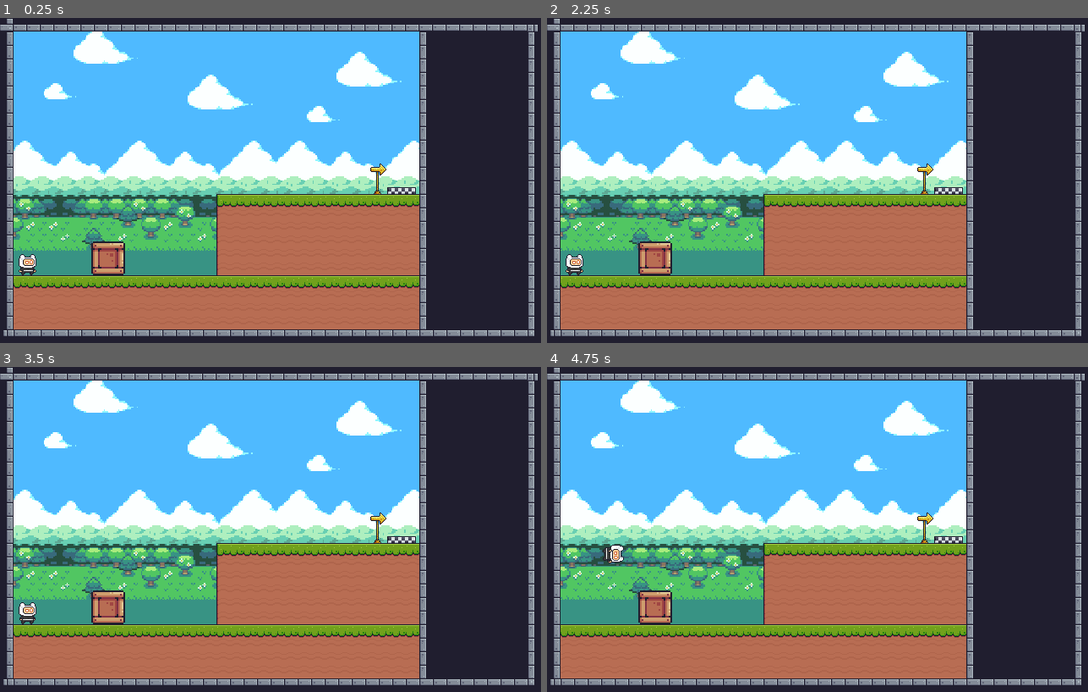
Above: before the commit, frames 1-4 (two rows, left to right).
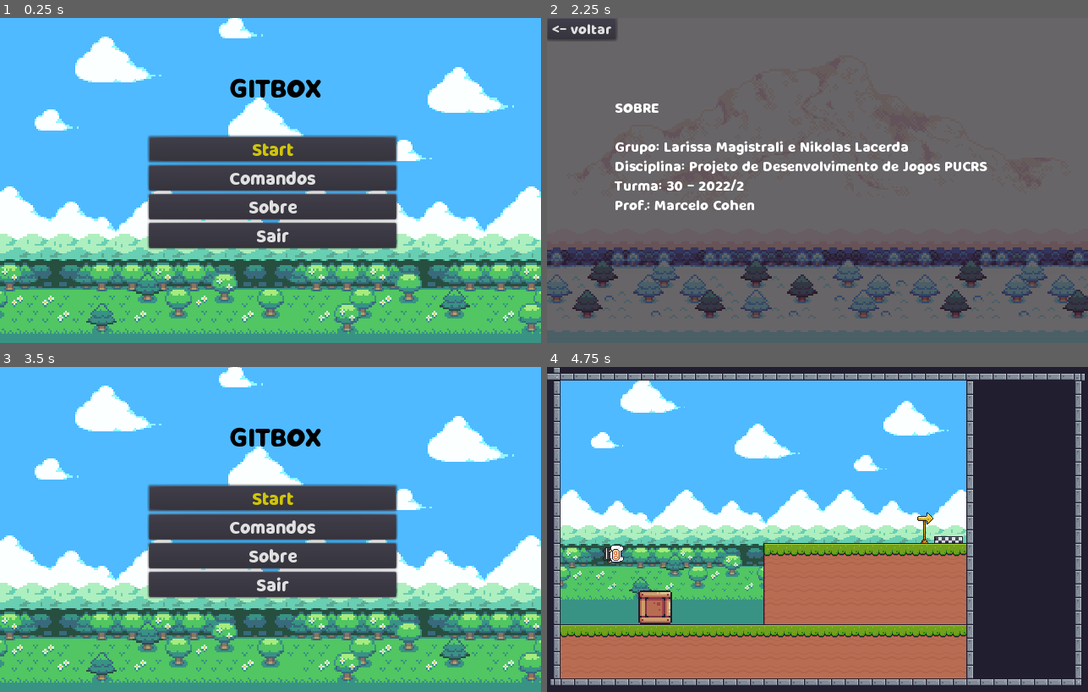
Above: after the commit, the same moments.

Repository: larissamagistrali/gitbox
Game: Godot game, scene res://scenes/itens/menu.tscn
The game is run twice, just before and just after one commit, with the same random seed, the same clock (stepped at 60 frames per second) and the same inputs. Before the commit the project starts from res://scenes/levels/Node2D-Levels.tscn.
Inputs (mouse positions are in pixels of both pictures, inside the frame that each line leads up to):
- Up to frame 1 (0.25 s): no input
- Up to frame 2 (2.25 s): click (817, 177) at 0.5 s, where only the run after the commit has a clickable "Comandos"; click (579, 27) at 1.25 s, where only the run after the commit has a clickable "<- voltar"; click (817, 206) at 2 s, where only the run after the commit has a clickable "Sobre"
- Up to frame 3 (3.5 s): click (32, 376) at 2.75 s, where only the run after the commit has a clickable "<- voltar"
- Up to frame 4 (4.75 s): click (817, 497) at 3.5 s, where only the run after the commit has a clickable "Start"; hold Right (move_right) from 4.28 s (still down); tap Space (jump) at 4.52 s

The runs differ from the first frame. In frame 1, 79% of the frame differs, in the area x 0-100%, y 0-100%; in frame 2, 98%; in frame 3, 79%; in frame 4, nothing differs.
Error after the commit: Attempt to call function 'grab_focus' in base 'null instance' on a null instance. (res://scripts/menu.gd:4)

Commit message:
Add menu principal (c/ erro)

Diff:
--- a/gitbox-game/project.godot
+++ b/gitbox-game/project.godot
@@ -11,8 +11,8 @@
 [application]
 
 config/name="Gitbox-game"
-run/main_scene="res://scenes/levels/Node2D-Levels.tscn"
-config/icon="res://icon.png"
+run/main_scene="res://scenes/itens/menu.tscn"
+config/icon="res://assets/icon.png"
 
 [display]
 
--- /dev/null
+++ b/gitbox-game/scenes/itens/about.tscn
@@ -0,0 +1,47 @@
+[gd_scene load_steps=6 format=2]
+
+[ext_resource path="res://assets/Terrain/4 - Winter World/Background parts/_Complete_static_BG_(288 x 208).png" type="Texture" id=1]
+[ext_resource path="res://assets/font/MilkyNice.ttf" type="DynamicFontData" id=2]
+[ext_resource path="res://scripts/menu.gd" type="Script" id=3]
+
+[sub_resource type="DynamicFont" id=1]
+font_data = ExtResource( 2 )
+
+[sub_resource type="DynamicFont" id=2]
+font_data = ExtResource( 2 )
+
+[node name="Control" type="Control"]
+anchor_right = 1.0
+anchor_bottom = 1.0
+
+[node name="Sprite" type="Sprite" parent="."]
+position = Vector2( 320, 176 )
+scale = Vector2( 2.26923, 2.26923 )
+texture = ExtResource( 1 )
+
+[node name="ColorRect" type="ColorRect" parent="."]
+margin_right = 640.0
+margin_bottom = 384.0
+color = Color( 0, 0, 0, 0.592157 )
+
+[node name="Label" type="Label" parent="."]
+margin_left = 80.0
+margin_top = 96.0
+margin_right = 391.0
+margin_bottom = 195.0
+custom_fonts/font = SubResource( 1 )
+text = "SOBRE
+
+Grupo: Larissa Magistrali e Nikolas Lacerda
+Disciplina: Projeto de Desenvolvimento de Jogos PUCRS
+Turma: 30 - 2022/2
+Prof.: Marcelo Cohen"
+
+[node name="ButtonBack" type="Button" parent="."]
+margin_right = 12.0
+margin_bottom = 20.0
+custom_fonts/font = SubResource( 2 )
+text = "<- voltar"
+script = ExtResource( 3 )
+
+[connection signal="pressed" from="ButtonBack" to="ButtonBack" method="_on_ButtonBack_pressed"]
--- /dev/null
+++ b/gitbox-game/scenes/itens/commands.tscn
@@ -0,0 +1,58 @@
+[gd_scene load_steps=6 format=2]
+
+[ext_resource path="res://assets/Terrain/3 - Tropics/Background parts/_Complete_static_BG_(288 x 208).png" type="Texture" id=1]
+[ext_resource path="res://assets/font/MilkyNice.ttf" type="DynamicFontData" id=2]
+[ext_resource path="res://scripts/menu.gd" type="Script" id=3]
+
+[sub_resource type="DynamicFont" id=1]
+font_data = ExtResource( 2 )
+
+[sub_resource type="DynamicFont" id=2]
+font_data = ExtResource( 2 )
+
+[node name="Control" type="Control"]
+anchor_right = 1.0
+anchor_bottom = 1.0
+
+[node name="Sprite" type="Sprite" parent="."]
+position = Vector2( 320, 176 )
+scale = Vector2( 2.26923, 2.26923 )
+texture = ExtResource( 1 )
+
+[node name="ColorRect" type="ColorRect" parent="."]
+margin_right = 640.0
+margin_bottom = 384.0
+color = Color( 0, 0.0117647, 0.00784314, 0.823529 )
+
+[node name="Label" type="Label" parent="."]
+anchor_left = 0.5
+anchor_top = 0.5
+anchor_right = 0.5
+anchor_bottom = 0.5
+margin_left = -272.0
+margin_top = -128.0
+margin_right = 148.0
+margin_bottom = 168.0
+custom_fonts/font = SubResource( 1 )
+text = "- COMANDOS BÁSICOS
+Caminhar p/ direita: Seta direita
+Caminhar p/ esquerda: Seta esquerda
+Pular: Barra de espaço
+
+- COMANDOS GIT
+Merge:
+Checkout:
+Reset:
+Commit:
+Add:
+
+"
+
+[node name="ButtonBack" type="Button" parent="."]
+margin_right = 12.0
+margin_bottom = 20.0
+custom_fonts/font = SubResource( 2 )
+text = "<- voltar"
+script = ExtResource( 3 )
+
+[connection signal="pressed" from="ButtonBack" to="ButtonBack" method="_on_ButtonBack_pressed"]
--- /dev/null
+++ b/gitbox-game/scenes/itens/end.tscn
@@ -0,0 +1,47 @@
+[gd_scene load_steps=6 format=2]
+
+[ext_resource path="res://assets/Terrain/2 - Autumn Forest/Background parts/_Complete_static_BG_(288 x 208).png" type="Texture" id=1]
+[ext_resource path="res://assets/font/MilkyNice.ttf" type="DynamicFontData" id=2]
+[ext_resource path="res://scripts/menu.gd" type="Script" id=3]
+
+[sub_resource type="DynamicFont" id=1]
+size = 75
+font_data = ExtResource( 2 )
+
+[sub_resource type="DynamicFont" id=2]
+font_data = ExtResource( 2 )
+
+[node name="Control" type="Control"]
+anchor_right = 1.0
+anchor_bottom = 1.0
+
+[node name="Sprite" type="Sprite" parent="."]
+position = Vector2( 320, 160 )
+scale = Vector2( 2.26923, 2.26923 )
+texture = ExtResource( 1 )
+
+[node name="ColorRect" type="ColorRect" parent="."]
+margin_right = 640.0
+margin_bottom = 384.0
+color = Color( 0, 0, 0, 0.490196 )
+
+[node name="Label" type="Label" parent="."]
+anchor_left = 0.5
+anchor_top = 0.5
+anchor_right = 0.5
+anchor_bottom = 0.5
+margin_left = -63.5
+margin_top = -45.0
+margin_right = 63.5
+margin_bottom = 45.0
+custom_fonts/font = SubResource( 1 )
+text = "FIM"
+
+[node name="ButtonBack" type="Button" parent="."]
+margin_right = 12.0
+margin_bottom = 20.0
+custom_fonts/font = SubResource( 2 )
+text = "<- menu"
+script = ExtResource( 3 )
+
+[connection signal="pressed" from="ButtonBack" to="ButtonBack" method="_on_ButtonBack_pressed"]
--- /dev/null
+++ b/gitbox-game/scenes/itens/menu.tscn
@@ -0,0 +1,101 @@
+[gd_scene load_steps=7 format=2]
+
+[ext_resource path="res://assets/font/MilkyNice.ttf" type="DynamicFontData" id=1]
+[ext_resource path="res://assets/Terrain/1 - Grassland/Background parts/_Complete_static_BG_(288 x 208).png" type="Texture" id=2]
+[ext_resource path="res://scripts/menu.gd" type="Script" id=3]
+
+[sub_resource type="DynamicFont" id=2]
+size = 20
+font_data = ExtResource( 1 )
+
+[sub_resource type="DynamicFont" id=1]
+size = 20
+font_data = ExtResource( 1 )
+
+[sub_resource type="DynamicFont" id=3]
+size = 30
+font_data = ExtResource( 1 )
+
+[node name="Control" type="Control"]
+anchor_right = 1.0
+anchor_bottom = 1.0
+margin_top = 48.0
+margin_bottom = 48.0
+script = ExtResource( 3 )
+
+[node name="Sprite" type="Sprite" parent="."]
+position = Vector2( 320, 128 )
+scale = Vector2( 2.26923, 2.26923 )
+texture = ExtResource( 2 )
+
+[node name="VBoxContainer" type="VBoxContainer" parent="."]
+anchor_left = 0.5
+anchor_top = 0.5
+anchor_right = 0.5
+anchor_bottom = 0.5
+margin_left = -144.0
+margin_top = -112.0
+margin_right = 149.92
+margin_bottom = 44.352
+alignment = 1
+
+[node name="ButtonStart" type="Button" parent="VBoxContainer"]
+margin_top = 12.0
+margin_right = 293.0
+margin_bottom = 42.0
+focus_neighbour_left = NodePath("../ButtonQuit")
+custom_colors/font_color_focus = Color( 0.815686, 0.772549, 0.0392157, 1 )
+custom_colors/font_color_hover = Color( 0.815686, 0.772549, 0.0392157, 1 )
+custom_fonts/font = SubResource( 2 )
+text = "Start"
+icon_align = 1
+
+[node name="ButtonCommands" type="Button" parent="VBoxContainer"]
+margin_top = 46.0
+margin_right = 293.0
+margin_bottom = 76.0
+custom_colors/font_color_focus = Color( 0.815686, 0.772549, 0.0392157, 1 )
+custom_colors/font_color_hover = Color( 0.815686, 0.772549, 0.0392157, 1 )
+custom_fonts/font = SubResource( 1 )
+text = "Comandos"
+icon_align = 1
+
+[node name="ButtonAbout" type="Button" parent="VBoxContainer"]
+margin_top = 80.0
+margin_right = 293.0
+margin_bottom = 110.0
+custom_colors/font_color_focus = Color( 0.815686, 0.772549, 0.0392157, 1 )
+custom_colors/font_color_hover = Color( 0.815686, 0.772549, 0.0392157, 1 )
+custom_fonts/font = SubResource( 1 )
+text = "Sobre"
+icon_align = 1
+
+[node name="ButtonQuit" type="Button" parent="VBoxContainer"]
+margin_top = 114.0
+margin_right = 293.0
+margin_bottom = 144.0
+focus_neighbour_bottom = NodePath("../ButtonStart")
+custom_colors/font_color_focus = Color( 0.815686, 0.772549, 0.0392157, 1 )
+custom_colors/font_color_hover = Color( 0, 0, 0, 1 )
+custom_fonts/font = SubResource( 1 )
+text = "Sair"
+icon_align = 1
+
+[node name="Label" type="Label" parent="."]
+anchor_left = 0.5
+anchor_top = 0.5
+anchor_right = 0.5
+anchor_bottom = 0.5
+margin_left = -48.0
+margin_top = -176.0
+margin_right = 60.0
+margin_bottom = -140.0
+custom_colors/font_color = Color( 0, 0, 0, 1 )
+custom_fonts/font = SubResource( 3 )
+text = "GITBOX"
+uppercase = true
+
+[connection signal="pressed" from="VBoxContainer/ButtonStart" to="." method="_on_ButtonStart_pressed"]
+[connection signal="pressed" from="VBoxContainer/ButtonCommands" to="." method="_on_ButtonCommands_pressed"]
+[connection signal="pressed" from="VBoxContainer/ButtonAbout" to="." method="_on_ButtonAbout_pressed"]
+[connection signal="pressed" from="VBoxContainer/ButtonQuit" to="." method="_on_ButtonQuit_pressed"]
--- /dev/null
+++ b/gitbox-game/scripts/menu.gd
@@ -0,0 +1,19 @@
+extends Control
+
+func _ready():
+	$"VBoxContainer/ButtonStart".grab_focus()
+
+func _on_ButtonStart_pressed() -> void:
+	get_tree().change_scene("res://scenes/levels/level1/Node2D-Level1-1.tscn")
+
+func _on_ButtonQuit_pressed() -> void:
+	get_tree().quit()
+
+func _on_ButtonCommands_pressed() -> void:
+	get_tree().change_scene("res://scenes/itens/commands.tscn")
+
+func _on_ButtonAbout_pressed() -> void:
+	get_tree().change_scene("res://scenes/itens/about.tscn")
+
+func _on_ButtonBack_pressed() -> void:
+	get_tree().change_scene("res://scenes/itens/menu.tscn")
Binary file added: gitbox-game/assets/font/MilkyNice.ttf
Binary file removed: gitbox-game/icon.png
Not shown, removed: gitbox-game/icon.png.import
Not shown, removed: imagens/fonte.ttf
